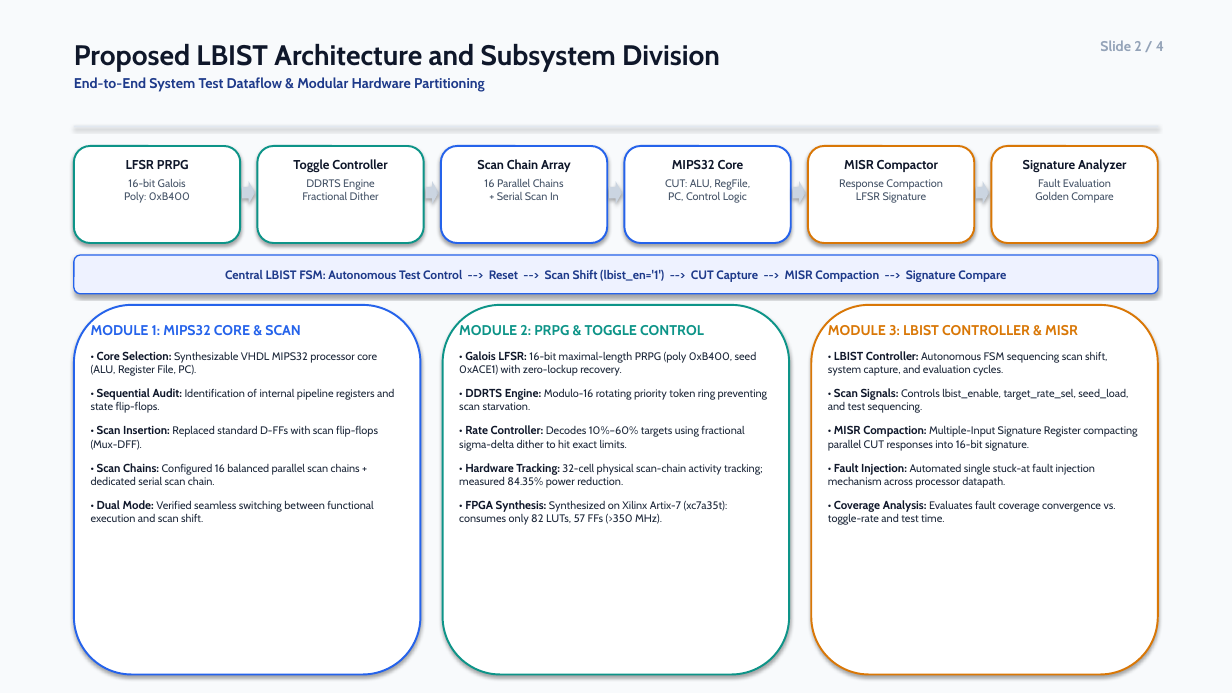
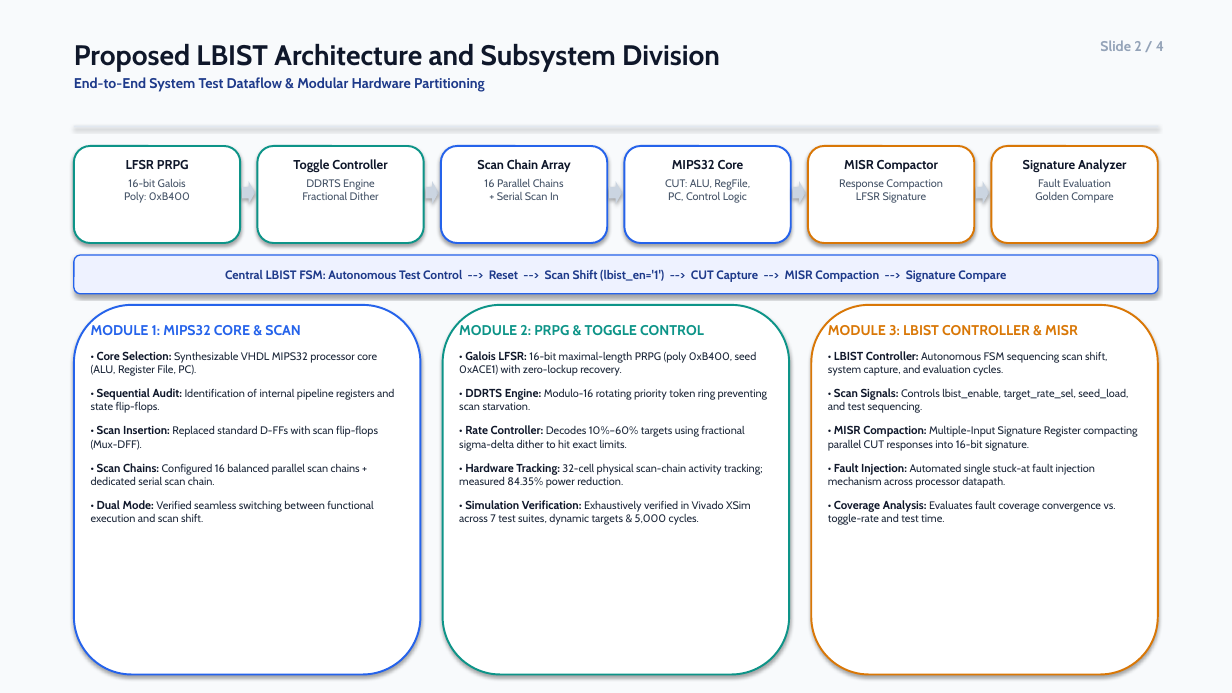
Before and after one commit to kumariNISHI78/PRPG-Programmable-Toggle-Rate-Control-LBIST, a slide deck: slide 2 of VL405_LBIST_Project_Presentation.pptx. Drawn at 1232x693 pixels with LibreOffice and Linux fonts; fonts in the diff are those of the drawing. Boxes give left, top, right and bottom in pixels: in the first picture for what was removed or moved away, otherwise in the second. Text is boxed around its words. In the diff, an @@ line names an element or a change of style, - is before the commit and + after.

Commit message:
fix: Update presentation to focus exclusively on simulation verification (FPGA synthesis moved to future work)

```diff
--- a/VL405_LBIST_Project_Presentation.pptx
+++ b/VL405_LBIST_Project_Presentation.pptx
@@ text at <box>459,500,751,525</box>: text changed @@
-• FPGA Synthesis: Synthesized on Xilinx Artix-7 (xc7a35t): consumes only 82 LUTs, 57 FFs (>350 MHz).
+• Simulation Verification: Exhaustively verified in Vivado XSim across 7 test suites, dynamic targets & 5,000 cycles.
```
Also in this commit, not shown: 2 other slides changed, 5 other files.
